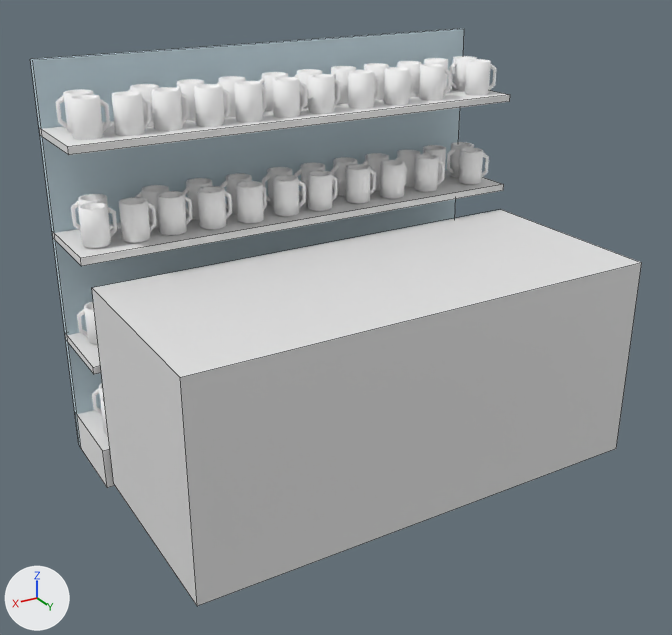
The Blender file theroom/excersizes/souvenirbutik/reol2.blend: old version first, new version second.
Camera for both pictures: a 50 mm lens placed at (4.34, 8.05, 4.98), pointed at (0.18, 1.11, 1.51). Lighting does not change. The marker at lower left points along +X, +Y and +Z. Mesh edges are drawn as thin lines on the coarser meshes.
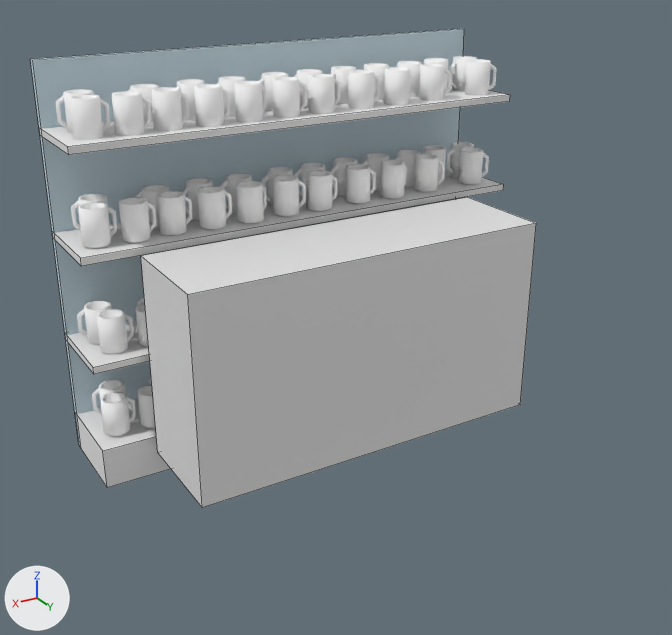
Changed parts and their boxes (x1, y1, x2, y2) in the pictures (672 x 635 px):
'front.zone', moved, rescaled (28% narrower, 21% shorter): before (92, 210, 642, 606); after (141, 197, 536, 508)
'Cube.004', unchanged, uncovered by the edit: before (77, 408, 115, 488); after (77, 399, 171, 488)

The change in detail:
Object 'front.zone' (ob_front_zone) moves from (-0.01, 1.5, 1.03) to (0.02, 1.07, 1.25).
Object 'front.zone' (ob_front_zone) is rescaled from (2.29, 1.0, 1.0) to (1.81, 0.532, 1.0).
